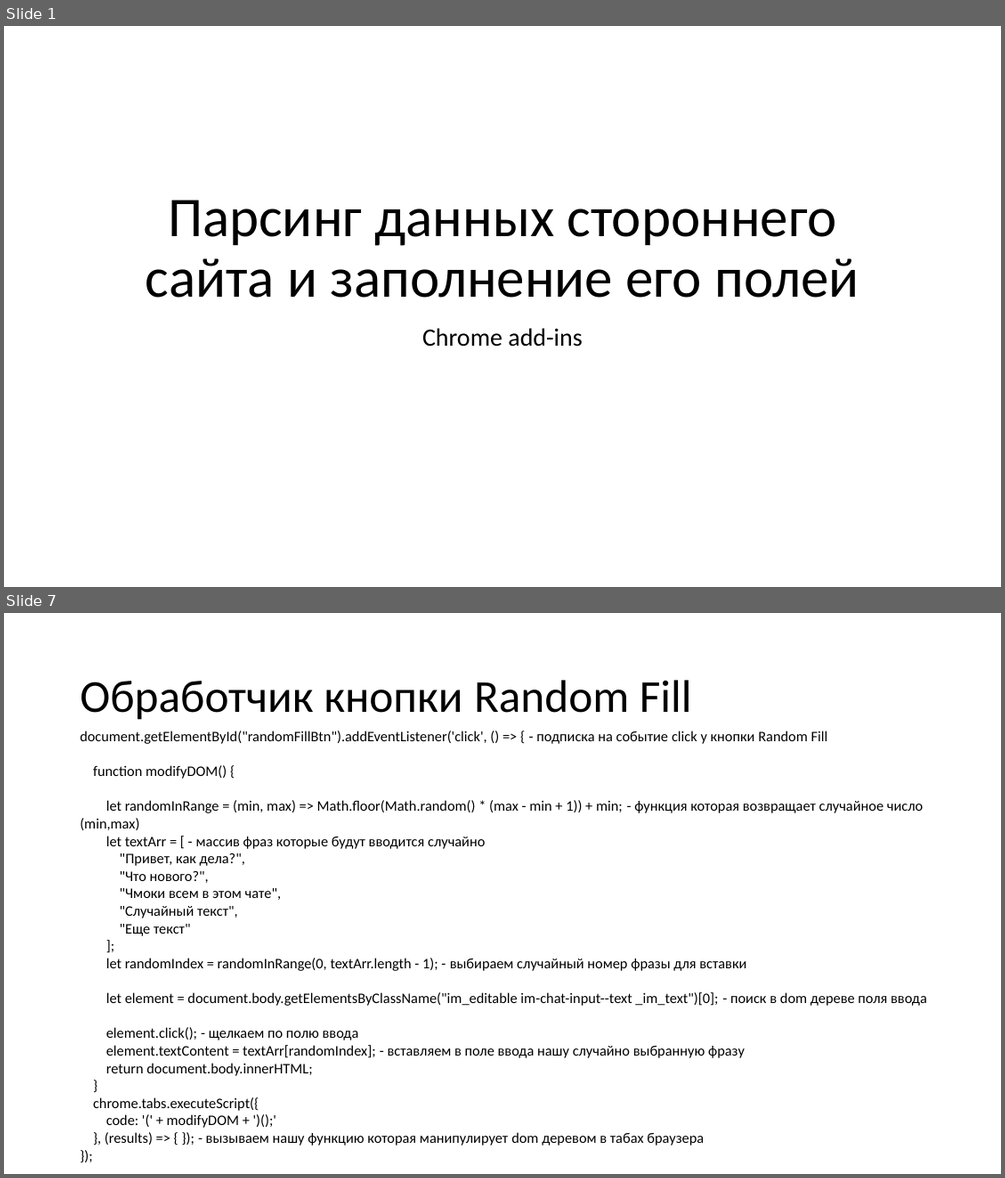
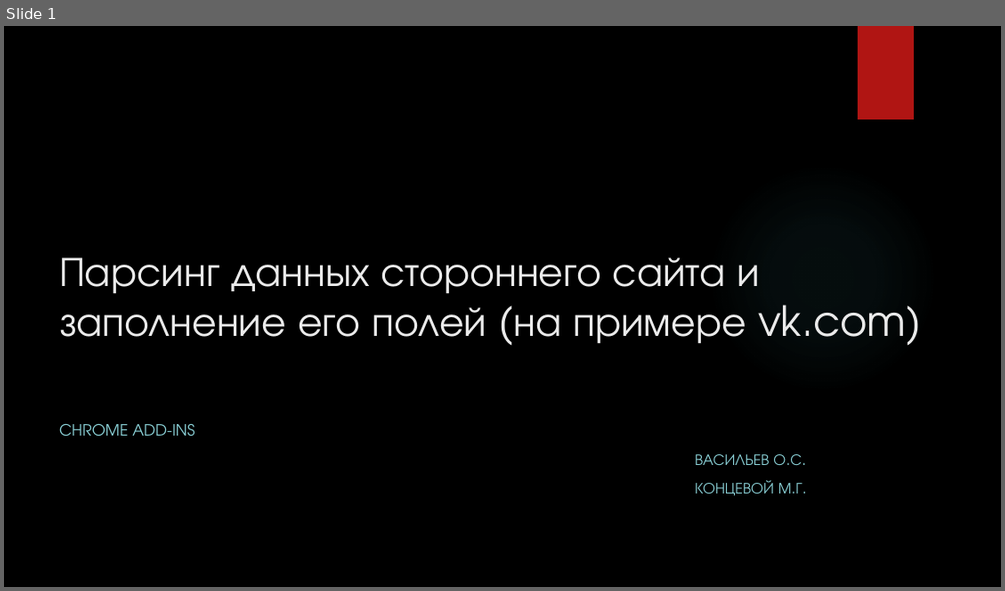
Before and after one commit to oleg-vasilyev/AutofillExtension, a slide deck: AutoFill_Extension.pptx. Shown one above the other, each under a label of ours: slides 1 and 7 before the commit, slide 1 after it; the slides between them are not shown. The pictures are 1005x1178 and 1005x591 pixels, drawn with LibreOffice and Linux fonts; fonts in the diff are those of the drawing; background and template pictures are left out. Boxes give left, top, right and bottom in pixels: in the first picture for what was removed or moved away, otherwise in the second. Text is boxed around its words. In the diff, an @@ line names an element or a change of style, - is before the commit and + after.

```diff
--- a/AutoFill_Extension.pptx
+++ b/AutoFill_Extension.pptx
@@ slide 7 removed at <box>4,613,1001,1174</box>, background #FFFFFF @@
@@ title removed at <box>80,680,692,720</box> @@
-Обработчик кнопки Random Fill
@@ text removed at <box>80,730,927,1145</box> @@
-document.getElementById("randomFillBtn").addEventListener('click', () => { - подписка на событие click у кнопки Random Fill
-function modifyDOM() {
-let randomInRange = (min, max) => Math.floor(Math.random() * (max - min + 1)) + min; - функция которая возвращает случайное число (min,max)
-let textArr = [ - массив фраз которые будут вводится случайно
-"Привет, как дела?",
-"Что нового?",
-"Чмоки всем в этом чате",
-"Случайный текст",
-"Еще текст"
-];
-let randomIndex = randomInRange(0, textArr.length - 1); - выбираем случайный номер фразы для вставки
-let element = document.body.getElementsByClassName("im_editable im-chat-input--text _im_text")[0]; - поиск в dom дереве поля ввода
-element.click(); - щелкаем по полю ввода
-element.textContent = textArr[randomIndex]; - вставляем в поле ввода нашу случайно выбранную фразу
-return document.body.innerHTML;
-}
-chrome.tabs.executeScript({
-code: '(' + modifyDOM + ')();'
-}, (results) => { }); - вызываем нашу функцию которая манипулирует dom деревом в табах браузера
-});
@@ slide 1 changed as well @@
@@ background #FFFFFF to picture (left out) @@
@@ rectangle added at <box>858,26,914,119</box>, fill #B01513 @@
@@ ellipse added at <box>708,163,938,394</box>, fill gradient #50B9C1 @@
@@ title at <box>59,257,922,346</box>: text changed; size 54 to 40 pt; font Calibri to TeX Gyre Adventor; text colour #000000 to #EBEBEB @@
-Парсинг данных стороннего сайта и заполнение его полей
+Парсинг данных стороннего сайта и заполнение его полей (на примере vk.com)
@@ subtitle at <box>59,424,801,496</box>: text changed; size 24 to 15 pt; font Calibri to TeX Gyre Adventor; text colour #000000 to #8AD0D6 @@
-Chrome add-ins
+CHROME ADD-INS
+ВАСИЛЬЕВ О.С.
+КОНЦЕВОЙ М.Г.
```
Also in this commit, not shown: 3 other slides changed, 2 slides added, 2 other slides removed, 3 other files.
